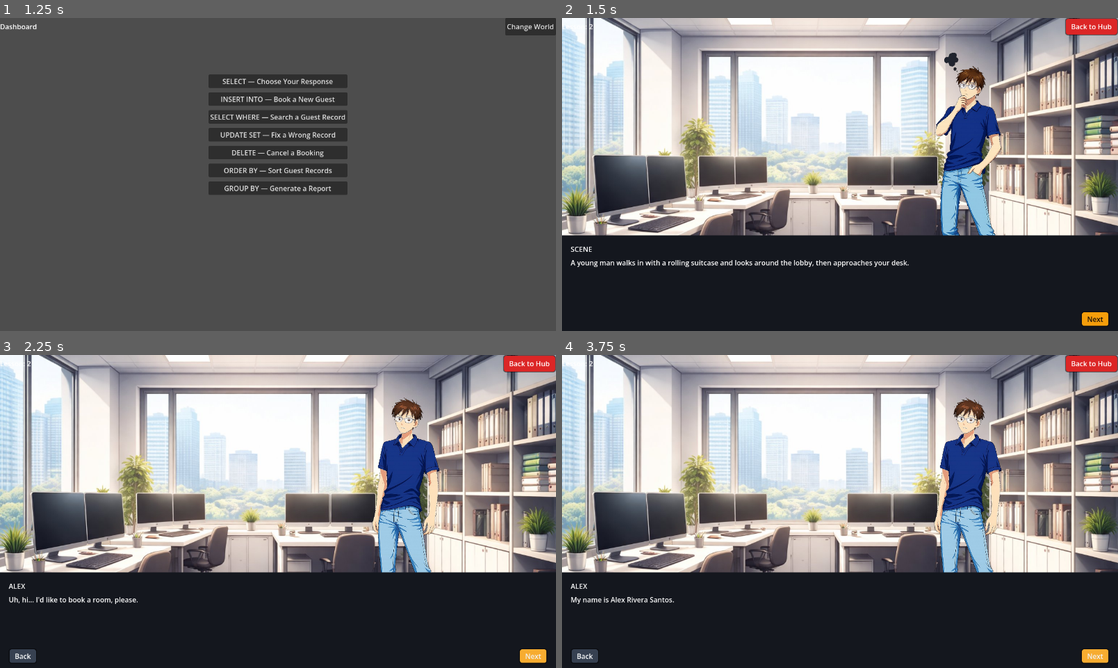
Above: before the commit, frames 1-4 (two rows, left to right).
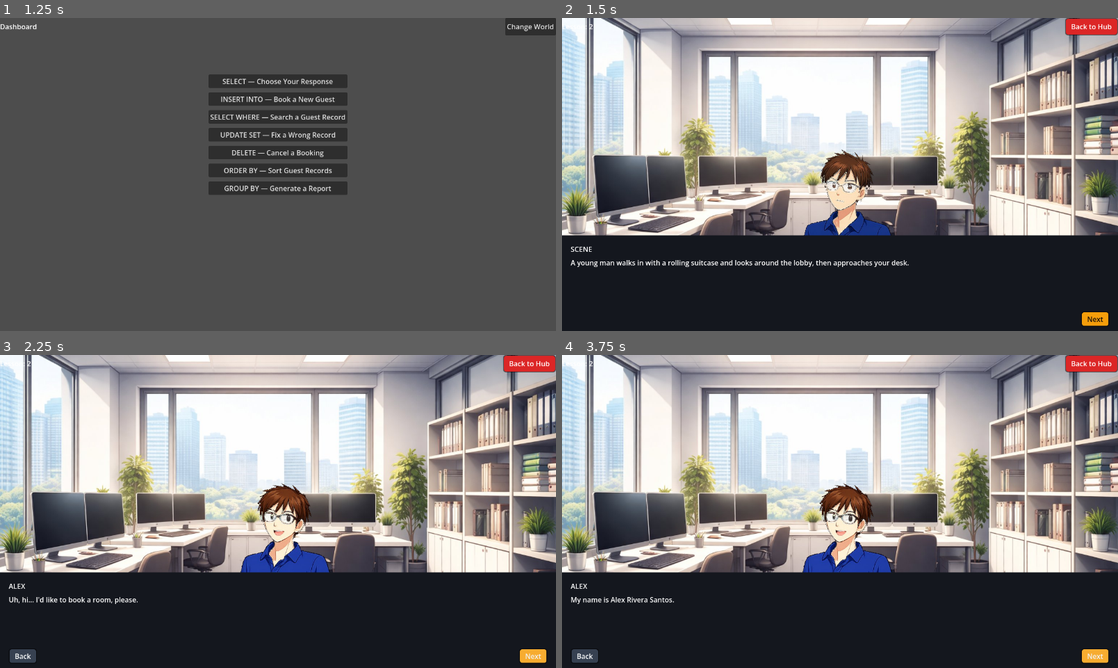
Above: after the commit, the same moments.

Repository: EricNathanCode/C.L.E.D
Game: Godot game, scene res://scene/Main.tscn
Same seed, same stepped clock (60 frames per second), same inputs: the game is played once before the commit and once after it.
Inputs:
- Up to frame 1 (1.25 s): click "Hotel World" at 0.5 s
- Up to frame 2 (1.5 s): click "INSERT INTO — Book a New Guest" at 1.25 s
- Up to frame 3 (2.25 s): click "Next" at 2 s
- Up to frame 4 (3.75 s): click "Next" at 2.75 s; click "Next" at 3.5 s

Frame 1 is identical in both runs. In frame 2, 5.8% of the frame differs, in the area x 43-80%, y 11-70%; in frame 3, 6.5%, in the area x 43-80%, y 13-70%; in frame 4, 6.5%.

Commit message:
Phase 5
Change NPC Character Placement

Diff:
--- a/c.l.e.d/scene/GameScreen.tscn
+++ b/c.l.e.d/scene/GameScreen.tscn
@@ -35,18 +35,19 @@
 layout_mode = 2
 text = "Back to Hub"
 
-[node name="CharacterSprite" type="TextureRect" parent="."]
+[node name="NPCSprite" type="TextureRect" parent="."]
 layout_mode = 0
-anchor_left = 0.45
+anchor_left = 0.2
 anchor_top = 0.0
-anchor_right = 1.0
+anchor_right = 0.8
 anchor_bottom = 1.0
 offset_top = 40.0
-offset_bottom = 0.0
+offset_bottom = 800.0
 grow_horizontal = 2
 grow_vertical = 2
 expand_mode = 1
 stretch_mode = 5
+visible = false
 
 [node name="DialogueBG" type="ColorRect" parent="." unique_id=2141709831]
 layout_mode = 0
--- a/c.l.e.d/scripts/GameScreen.gd
+++ b/c.l.e.d/scripts/GameScreen.gd
@@ -1,6 +1,18 @@
 extends Control
 # ═══════════════════════════════════════════════════════
 #  GAME SCREEN  —  scripts/GameScreen.gd
+#
+#  NPCSprite sits CENTER of screen, ALWAYS visible
+#  during dialogue — including when YOU speak.
+#  Only hides when the SQL terminal opens.
+#
+#  MC expressions used as placeholder NPC images:
+#    "scene"  / "you"      → IDLE  (default standing)
+#    "guest"  / "guest2"   → TALK  (talking expression)
+#    "guest3"               → SHOCK (angry/surprised)
+#    "mgr"                  → THINKING
+#    "ff_customer"          → TALK
+#    "ff_supervisor"        → THINKING
 # ═══════════════════════════════════════════════════════
 
 const GM_SCENES: Dictionary = {
@@ -15,6 +27,7 @@
 
 const BG_HOTEL := "res://images/background/Office.png"
 
+# MC expression paths (used as NPC placeholder)
 const MC_EXPR: Dictionary = {
 	"idle":     "res://images/characters/MC/_MC__IDLE.png",
 	"talk":     "res://images/characters/MC/_MC__TALK.png",
@@ -23,15 +36,17 @@
 	"shock":    "res://images/characters/MC/_MC__SHOCK.png",
 }
 
+# Which MC expression to show per story char key
+# NPC ALWAYS stays visible — this just swaps the expression
 const CHAR_TO_EXPR: Dictionary = {
-	"you":           "talk",
-	"scene":         "thinking",
-	"guest":         "idle",
-	"guest2":        "idle",
-	"guest3":        "idle",
-	"mgr":           "idle",
-	"ff_customer":   "idle",
-	"ff_supervisor": "idle",
+	"you":           "idle",
+	"scene":         "idle",
+	"guest":         "talk",
+	"guest2":        "talk",
+	"guest3":        "shock",
+	"mgr":           "thinking",
+	"ff_customer":   "talk",
+	"ff_supervisor": "thinking",
 }
 
 var _mc_textures: Dictionary = {}
@@ -46,8 +61,8 @@
 	$DialogueArea/DialogueButtons/BackButton.pressed.connect(_on_back)
 	$SQLOverlay/CenterContainer/PanelContainer/OuterVBox/BackToDialogueButton.pressed.connect(_on_back)
 
-	# ── Button colours ────────────────────────────────────
-	_style_btn($TopBar/BackToHubButton,          Color("#DC2626"), Color.WHITE)
+	# Button colours
+	_style_btn($TopBar/BackToHubButton, Color("#DC2626"), Color.WHITE)
 	_style_btn($DialogueArea/DialogueButtons/BackButton, Color("#374151"), Color.WHITE)
 	_style_btn($DialogueArea/DialogueButtons/NextButton, Color("#F59E0B"), Color("#1A1008"))
 	_style_btn($SQLOverlay/CenterContainer/PanelContainer/OuterVBox/BackToDialogueButton,
@@ -65,17 +80,13 @@
 	var bg := _load_texture(BG_HOTEL)
 	if bg:
 		_bg_textures["hotel"] = bg
-	else:
-		push_warning("CLED: background not found — " + BG_HOTEL)
 
 func _load_texture(res_path: String) -> Texture2D:
-	# Method 1 — Godot resource system
 	if ResourceLoader.exists(res_path):
 		var tex := ResourceLoader.load(res_path) as Texture2D
 		if tex:
 			return tex
 
-	# Method 2 — FileAccess + buffer (works without .import files)
 	var abs_path: String = ProjectSettings.globalize_path(res_path)
 	var fa := FileAccess.open(abs_path, FileAccess.READ)
 	if fa:
@@ -83,35 +94,34 @@
 		fa.close()
 		var img := Image.new()
 		if img.load_png_from_buffer(data) == OK:
-			# Force RGBA8 so ImageTexture accepts it
 			if img.get_format() != Image.FORMAT_RGBA8:
 				img.convert(Image.FORMAT_RGBA8)
 			return ImageTexture.create_from_image(img)
 
-	# Method 3 — Image.load() fallback
 	var img2 := Image.new()
 	if img2.load(abs_path) == OK:
 		if img2.get_format() != Image.FORMAT_RGBA8:
 			img2.convert(Image.FORMAT_RGBA8)
 		return ImageTexture.create_from_image(img2)
 
-	push_warning("CLED: cannot load → " + res_path)
 	return null
 
-# ── Apply textures ────────────────────────────────────────
+# ── Apply background ──────────────────────────────────────
 func _set_background(world: String) -> void:
 	if _bg_textures.has(world):
 		$SceneBG.texture = _bg_textures[world]
 	else:
 		$SceneBG.texture = null
 
-func _set_expression(expr_key: String) -> void:
-	var key: String = expr_key if _mc_textures.has(expr_key) else "idle"
+# ── Set NPC expression (sprite always stays visible) ──────
+func _set_expression(char_key: String) -> void:
+	var expr: String = CHAR_TO_EXPR.get(char_key, "idle")
+	var key: String  = expr if _mc_textures.has(expr) else "idle"
 	if _mc_textures.has(key):
-		$CharacterSprite.texture = _mc_textures[key]
-		$CharacterSprite.visible = true
-	else:
-		$CharacterSprite.visible = false
+		$NPCSprite.texture = _mc_textures[key]
+		$NPCSprite.visible = true
+	else:
+		$NPCSprite.visible = false
 
 # ── Load lesson ───────────────────────────────────────────
 func load_lesson(id) -> void:
@@ -119,7 +129,7 @@
 	_step  = 0
 	$TopBar/LessonLabel.text = "Lesson: " + str(id)
 	_set_background(GameManager.world)
-	_set_expression("idle")
+	_set_expression("scene")
 	_close_overlay()
 	_run_step()
 
@@ -134,25 +144,24 @@
 
 	match s["type"]:
 		"dialogue":
-			_set_expression(CHAR_TO_EXPR.get(s.get("char", ""), "idle"))
-			$DialogueArea/CharacterName.text                 = s.get("name", "")
-			$DialogueArea/DialogueText.text                  = s.get("text", "")
-			$DialogueArea/DialogueButtons/NextButton.visible = true
+			var char_key: String = s.get("char", "scene")
+			_set_expression(char_key)                         # swap expression, always visible
+			$DialogueArea/CharacterName.text                  = s.get("name", "")
+			$DialogueArea/DialogueText.text                   = s.get("text", "")
+			$DialogueArea/DialogueButtons/NextButton.visible  = true
 
 		"sql_choice":
-			_set_expression("confuse")
 			$DialogueArea/DialogueButtons/NextButton.visible = false
 			_show_challenge(s, "select")
 
 		"sql_fill":
-			_set_expression("confuse")
 			$DialogueArea/DialogueButtons/NextButton.visible = false
 			_show_challenge(s, s.get("gamemode", ""))
 
 		"end":
 			get_tree().root.get_node("Main").show_screen("complete")
 
-# ── SQL Terminal ──────────────────────────────────────────
+# ── SQL Terminal (hide everything except terminal panel) ───
 func _show_challenge(step: Dictionary, gm_key: String) -> void:
 	var path: String = GM_SCENES.get(gm_key, "")
 	if path.is_empty():
@@ -164,14 +173,15 @@
 	$SQLOverlay/CenterContainer/PanelContainer/OuterVBox/ScrollContainer/GMContainer.add_child(_current_gm)
 	_current_gm.on_correct.connect(_on_gm_correct)
 	_current_gm.setup(step)
-	$SceneBG.visible         = false
-	$CharacterSprite.visible = false
-	$DialogueBG.visible      = false
-	$DialogueArea.visible    = false
-	$SQLOverlay.visible      = true
+
+	# Terminal mode — hide scene, show only SQL panel
+	$SceneBG.visible      = false
+	$NPCSprite.visible    = false
+	$DialogueBG.visible   = false
+	$DialogueArea.visible = false
+	$SQLOverlay.visible   = true
 
 func _on_gm_correct() -> void:
-	_set_expression("shock")
 	_close_overlay()
 	_step += 1
 	_run_step()
@@ -190,12 +200,13 @@
 	_close_overlay()
 	get_tree().root.get_node("Main").show_screen("dashboard")
 
+# ── Helpers ───────────────────────────────────────────────
 func _close_overlay() -> void:
-	$SceneBG.visible         = true
-	$CharacterSprite.visible = true
-	$DialogueBG.visible      = true
-	$DialogueArea.visible    = true
-	$SQLOverlay.visible      = false
+	$SceneBG.visible      = true
+	$NPCSprite.visible    = true
+	$DialogueBG.visible   = true
+	$DialogueArea.visible = true
+	$SQLOverlay.visible   = false
 	_clear_gm()
 
 func _clear_gm() -> void:
@@ -217,23 +228,17 @@
 	script.free()
 	return result
 
-# ── Shared button styler ──────────────────────────────────
-func _style_btn(btn: Button, bg: Color, fg: Color,
-		border: Color = Color(0, 0, 0, 0.5)) -> void:
+func _style_btn(btn: Button, bg: Color, fg: Color) -> void:
 	btn.add_theme_color_override("font_color", fg)
 	var s := StyleBoxFlat.new()
 	s.bg_color = bg
-	s.border_color = border
+	s.border_color = Color(0, 0, 0, 0.5)
 	s.set_border_width_all(2)
 	s.set_corner_radius_all(6)
-	s.content_margin_left   = 14
-	s.content_margin_right  = 14
-	s.content_margin_top    = 6
-	s.content_margin_bottom = 6
+	s.content_margin_left   = 14;  s.content_margin_right  = 14
+	s.content_margin_top    = 6;   s.content_margin_bottom = 6
 	btn.add_theme_stylebox_override("normal", s)
-	var h := s.duplicate() as StyleBoxFlat
-	h.bg_color = bg.lightened(0.15)
+	var h := s.duplicate() as StyleBoxFlat; h.bg_color = bg.lightened(0.15)
 	btn.add_theme_stylebox_override("hover", h)
-	var p := s.duplicate() as StyleBoxFlat
-	p.bg_color = bg.darkened(0.15)
+	var p := s.duplicate() as StyleBoxFlat; p.bg_color = bg.darkened(0.15)
 	btn.add_theme_stylebox_override("pressed", p)
Not shown, added: c.l.e.d/images/background/Office.png.import
Not shown, added: c.l.e.d/images/characters/MC/_MC__CONFUSE.png.import
Not shown, added: c.l.e.d/images/characters/MC/_MC__IDLE.png.import
Not shown, added: c.l.e.d/images/characters/MC/_MC__SHOCK.png.import
Not shown, added: c.l.e.d/images/characters/MC/_MC__TALK.png.import
Not shown, added: c.l.e.d/images/characters/MC/_MC__THINKING.png.import
